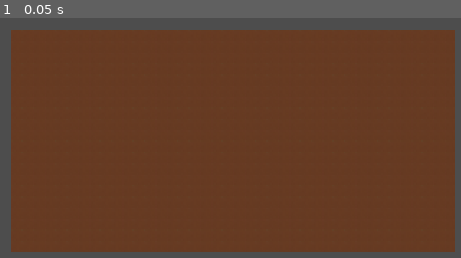
Above: before the commit, frame 1.
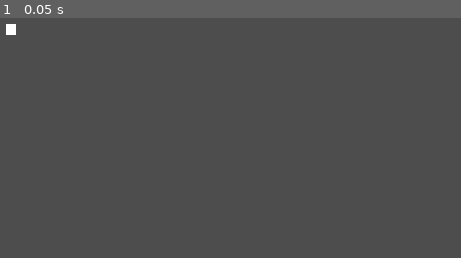
Above: after the commit, the same moment.

Repository: NxtCreator/Entrenched
Game: Godot game, scene res://scenes/main.tscn
The game is run twice, just before and just after one commit, with the same random seed, the same clock (stepped at 60 frames per second) and the same inputs.
Inputs:
- Up to frame 1 (0.05 s): no input

The runs differ from the first frame. In frame 1, 89% of the frame differs, in the area x 1-99%, y 2-98%.

Commit message:
Extract Player into its own scene with a placeholder sqaure and spawn it on the surface at cell (0, -1)

Diff:
--- a/scenes/main.gd
+++ /dev/null
@@ -1,13 +0,0 @@
-extends Node2D
-
-const WIDTH = 40
-const DEPTH = 20
-
-func _ready() -> void:
-	for y in range(DEPTH):
-		for x in range(WIDTH):
-			$Ground.set_cell(
-				Vector2i(x, y),
-				0,
-				Vector2i(0, 0)
-			)
--- a/scenes/main.tscn
+++ b/scenes/main.tscn
@@ -1,7 +1,9 @@
 [gd_scene format=3 uid="uid://c3jr2yuaga5ai"]
 
-[ext_resource type="Script" uid="uid://dgywwhv4uvmba" path="res://scenes/main.gd" id="1_0wfyh"]
+[ext_resource type="Script" uid="uid://dgywwhv4uvmba" path="res://scripts/main.gd" id="1_0wfyh"]
 [ext_resource type="Texture2D" uid="uid://3pm3lwy7fxrs" path="res://assets/dirt.png" id="1_o5qli"]
+[ext_resource type="PackedScene" uid="uid://dcalyfdbvs4i1" path="res://scenes/player.tscn" id="2_sugp2"]
+[ext_resource type="Script" uid="uid://dpj5d7oqs8y2w" path="res://scripts/player.gd" id="3_jyhfs"]
 
 [sub_resource type="TileSetAtlasSource" id="TileSetAtlasSource_0wfyh"]
 texture = ExtResource("1_o5qli")
@@ -6099,5 +6101,9 @@
 [node name="Ground" type="TileMapLayer" parent="." unique_id=2004734401]
 tile_set = SubResource("TileSet_q2x4p")
 
+[node name="Player" parent="." unique_id=1271989903 node_paths=PackedStringArray("ground") instance=ExtResource("2_sugp2")]
+script = ExtResource("3_jyhfs")
+ground = NodePath("../Ground")
+
 [node name="Camera2D" type="Camera2D" parent="." unique_id=2084515810]
 position = Vector2(320, 160)
--- /dev/null
+++ b/scenes/player.tscn
@@ -0,0 +1,6 @@
+[gd_scene format=3 uid="uid://dcalyfdbvs4i1"]
+
+[node name="Player" type="Node2D" unique_id=1271989903]
+
+[node name="Polygon2D" type="Polygon2D" parent="." unique_id=1887063949]
+polygon = PackedVector2Array(-8, -8, 8, -8, 8, 8, -8, 8)
Not shown, removed: scenes/main.gd.uid
